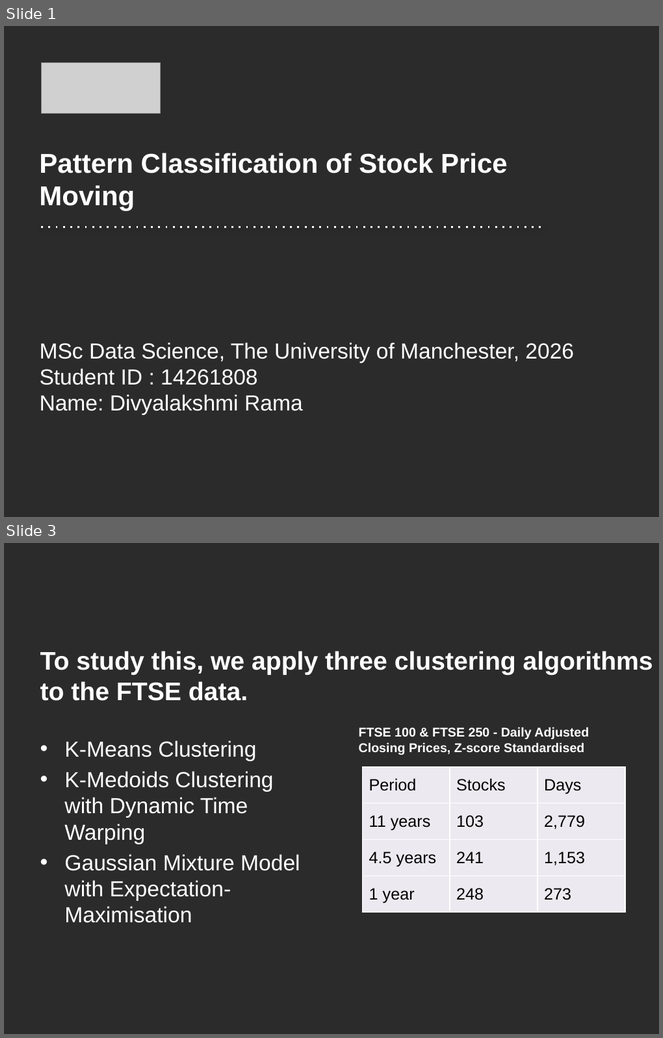
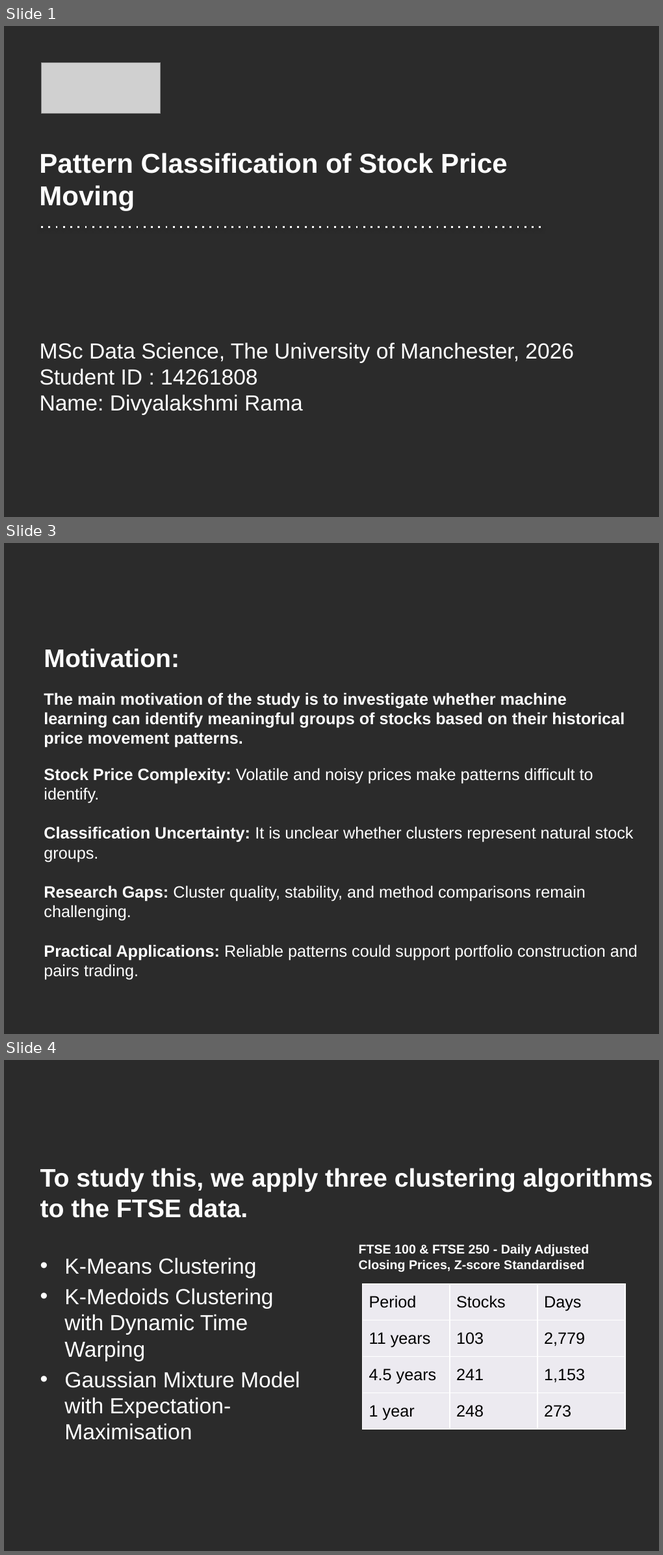
Before and after one commit to divyalakshmiram7-pixel/stockpricemovement, a slide deck: CSDI-14261808-am.pptx. Shown one above the other, each under a label of ours: slides 1 and 3 before the commit, slides 1, 3 and 4 after it; the slides between them are not shown. The pictures are 663x1038 and 663x1555 pixels, drawn with LibreOffice and Linux fonts; fonts in the diff are those of the drawing; grey boxes stand for pictures; background and template pictures are left out; a plain dark background stands for a picture behind light text. Boxes give left, top, right and bottom in pixels: in the first picture for what was removed or moved away, otherwise in the second. Text is boxed around its words. In the diff, an @@ line names an element or a change of style, - is before the commit and + after.

```diff
--- a/CSDI-14261808-am.pptx
+++ b/CSDI-14261808-am.pptx
@@ slide 3 added at (x1=4, y1=543, x2=659, y2=1034), background picture (left out) @@
@@ text added at (x1=44, y1=648, x2=180, y2=668), 28 pt, text #FFFFFF, bold @@
+Motivation:
@@ text added at (x1=44, y1=693, x2=625, y2=748), 18 pt, text #FFFFFF, bold @@
+The main motivation of the study is to investigate whether machine learning can identify meaningful groups of stocks based on their historical price movement patterns.
@@ text added at (x1=44, y1=768, x2=638, y2=980), 18 pt, text #FFFFFF @@
+Stock Price Complexity: Volatile and noisy prices make patterns difficult to identify.
+Classification Uncertainty: It is unclear whether clusters represent natural stock groups.
+Research Gaps: Cluster quality, stability, and method comparisons remain challenging.
+Practical Applications: Reliable patterns could support portfolio construction and pairs trading.
@@ what was slide 3 is now slide 4 @@
```
Also in this commit, not shown: 5 slides changed, 3 other slides added, 2 slides removed.
